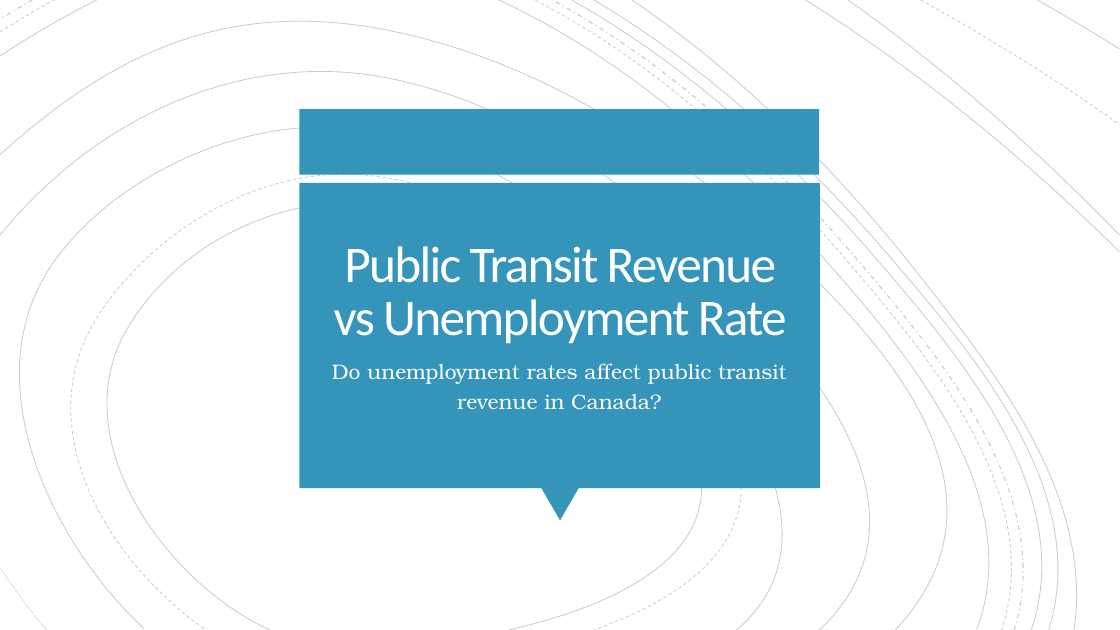
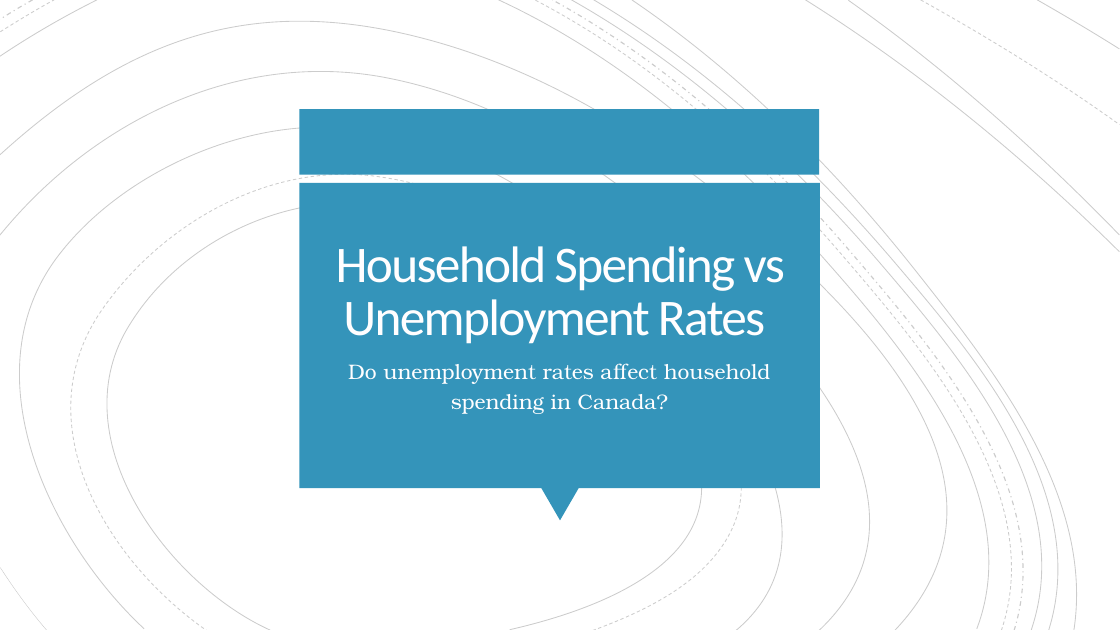
Before and after one commit to Cadeem-M/Project-1-Unemployment, a slide deck: slide 20 of Unemployment Analysis Presentation - Group 2.pptx. Drawn at 1120x630 pixels with LibreOffice and Linux fonts; fonts in the diff are those of the drawing. Boxes give left, top, right and bottom in pixels: in the first picture for what was removed or moved away, otherwise in the second. Text is boxed around its words. In the diff, an @@ line names an element or a change of style, - is before the commit and + after.

```diff
--- a/Unemployment Analysis Presentation - Group 2.pptx
+++ b/Unemployment Analysis Presentation - Group 2.pptx
@@ title at box(336, 246, 785, 344): text changed @@
-Public Transit Revenue vs Unemployment Rate
+Household Spending vs Unemployment Rates
@@ text at box(348, 363, 771, 414): text changed @@
-Do unemployment rates affect public transit revenue in Canada?
+Do unemployment rates affect household spending in Canada?
```
Also in this commit, not shown: 10 other slides changed, 4 slides added, 1 slide removed, 7 other files.
